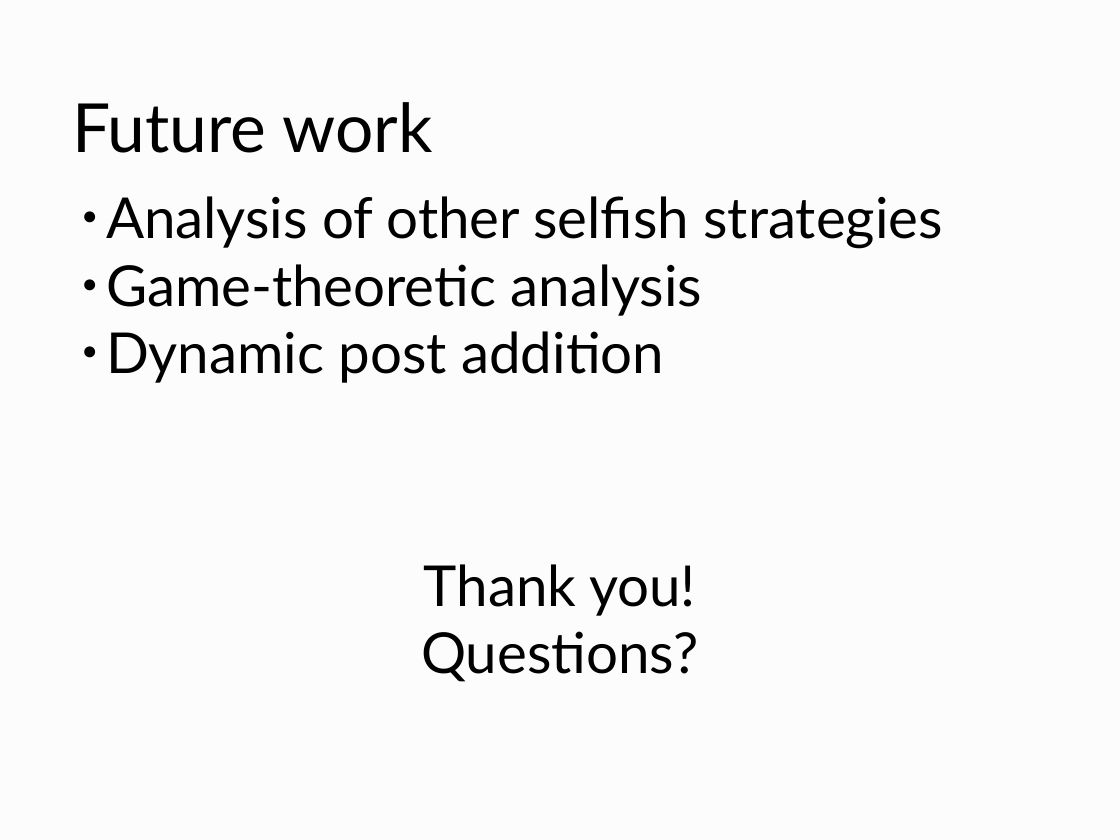
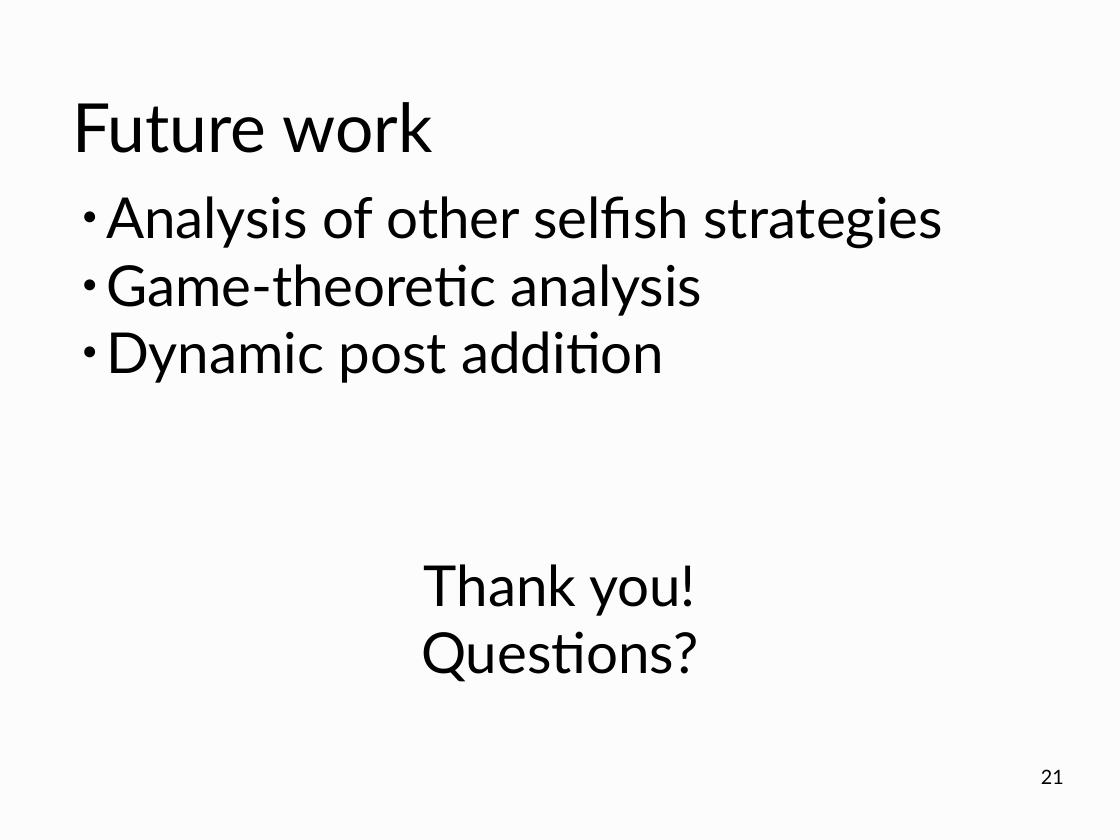
Before and after one commit to curationTeam/fairPostOrdering, a slide deck: slide 21 of slides/slides.odp (slide 22 before the commit). Drawn at 1120x840 pixels with LibreOffice and Linux fonts; fonts in the diff are those of the drawing. Boxes give left, top, right and bottom in pixels: in the first picture for what was removed or moved away, otherwise in the second. Text is boxed around its words. In the diff, an @@ line names an element or a change of style, - is before the commit and + after.

```diff
--- a/slides/slides.odp
+++ b/slides/slides.odp
@@ page number added at <box>1041,769,1064,784</box>, 14 pt, text #000000 @@
+21
```
Also in this commit, not shown: 13 other slides changed, 6 slides added, 7 slides removed, 7 other files.
